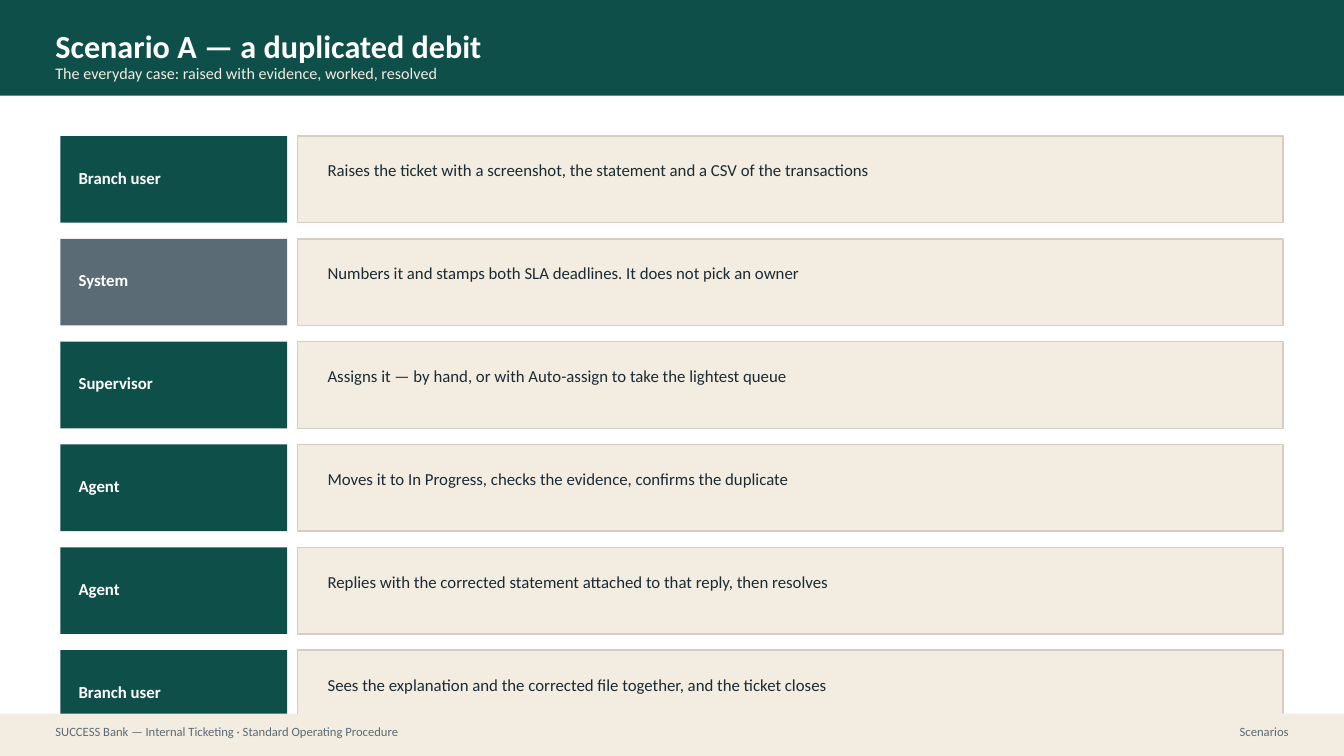
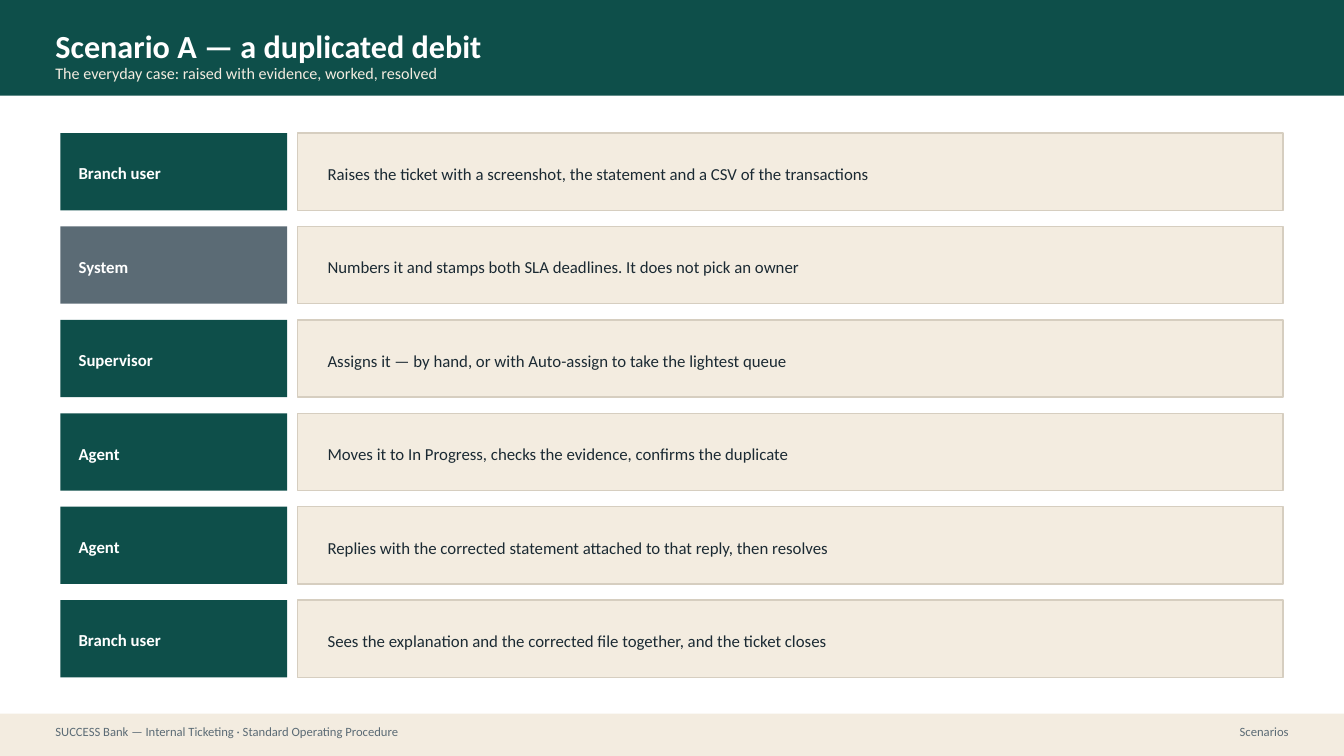
Before and after one commit to prajwal-patil-hub/Internal-Banking-Ticketing-System, a slide deck: slide 56 of docs/sop/SUCCESS-Bank-Ticketing-SOP.pptx. Drawn at 1344x756 pixels with LibreOffice and Linux fonts; fonts in the diff are those of the drawing. Boxes give left, top, right and bottom in pixels: in the first picture for what was removed or moved away, otherwise in the second. Text is boxed around its words. In the diff, an @@ line names an element or a change of style, - is before the commit and + after.

```diff
--- a/docs/sop/SUCCESS-Bank-Ticketing-SOP.pptx
+++ b/docs/sop/SUCCESS-Bank-Ticketing-SOP.pptx
@@ rectangle: place and size @@
-rectangle at box(60, 136, 287, 223)
+rectangle at box(60, 133, 287, 211)
@@ rectangle: place and size @@
-rectangle at box(297, 136, 1284, 223)
+rectangle at box(297, 133, 1284, 211)
@@ rectangle: place and size @@
-rectangle at box(60, 239, 287, 326)
+rectangle at box(60, 227, 287, 304)
@@ text "System": place and size @@
-text "System" at box(79, 275, 129, 289)
+text "System" at box(79, 262, 129, 276)
@@ rectangle: place and size @@
-rectangle at box(297, 239, 1284, 326)
+rectangle at box(297, 227, 1284, 304)
@@ rectangle: place and size @@
-rectangle at box(60, 342, 287, 429)
+rectangle at box(60, 320, 287, 397)
@@ text "Supervisor": place and size @@
-text "Supervisor" at box(79, 377, 153, 392)
+text "Supervisor" at box(79, 354, 153, 369)
@@ rectangle: place and size @@
-rectangle at box(297, 342, 1284, 429)
+rectangle at box(297, 320, 1284, 397)
@@ text "Assigns it — by hand, ...": place and size @@
-text "Assigns it — by hand, ..." at box(328, 370, 786, 385)
+text "Assigns it — by hand, ..." at box(328, 355, 786, 370)
@@ rectangle: place and size @@
-rectangle at box(60, 445, 287, 531)
+rectangle at box(60, 413, 287, 491)
@@ text "Agent": place and size @@
-text "Agent" at box(79, 481, 120, 495)
+text "Agent" at box(79, 449, 120, 463)
@@ rectangle: place and size @@
-rectangle at box(297, 445, 1284, 531)
+rectangle at box(297, 413, 1284, 491)
@@ text "Moves it to In Progress, ...": place and size @@
-text "Moves it to In Progress, ..." at box(328, 473, 788, 488)
+text "Moves it to In Progress, ..." at box(328, 448, 788, 463)
@@ rectangle: place and size @@
-rectangle at box(60, 547, 287, 634)
+rectangle at box(60, 507, 287, 585)
@@ text "Agent": place and size @@
-text "Agent" at box(79, 584, 120, 598)
+text "Agent" at box(79, 542, 120, 556)
@@ rectangle: place and size @@
-rectangle at box(297, 547, 1284, 634)
+rectangle at box(297, 507, 1284, 585)
@@ text "Replies with the corrected statement ...": place and size @@
-text "Replies with the corrected statement ..." at box(328, 576, 828, 591)
+text "Replies with the corrected statement ..." at box(328, 542, 828, 557)
@@ rectangle: place and size @@
-rectangle at box(60, 650, 287, 737)
+rectangle at box(60, 600, 287, 678)
@@ vertical alignment top to middle in 12 elements at box(328, 168, 868, 182), box(328, 261, 799, 276), box(328, 355, 786, 370), box(79, 167, 161, 179), box(328, 448, 788, 463), box(79, 262, 129, 276), box(79, 354, 153, 369), box(328, 542, 828, 557), box(79, 449, 120, 463), box(328, 635, 826, 650), box(79, 542, 120, 556), box(79, 634, 161, 646) @@
@@ text "Branch user": place and size @@
-text "Branch user" at box(79, 686, 161, 698)
+text "Branch user" at box(79, 634, 161, 646)
@@ rectangle: place and size @@
-rectangle at box(297, 650, 1284, 737)
+rectangle at box(297, 600, 1284, 678)
@@ text "Sees the explanation and the ...": place and size @@
-text "Sees the explanation and the ..." at box(328, 679, 826, 694)
+text "Sees the explanation and the ..." at box(328, 635, 826, 650)
```
Also in this commit, not shown: 12 other slides changed, 32 other files.
